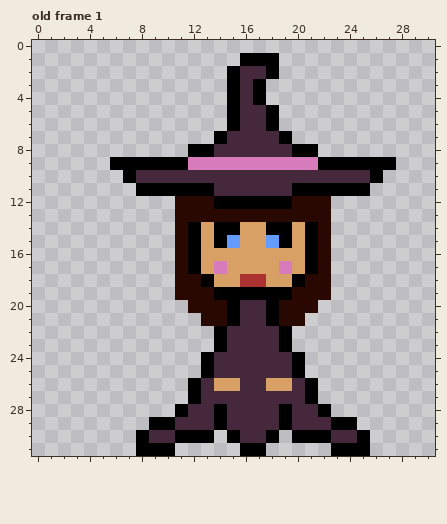
Two versions of one pixel-art file, sprites/prototipoInicialBruxa.ase. Above: the version before the commit.
31x32 pixels, 1 frame. Shown: old frame 1. The commit also changed other frames, which this record leaves out.
Once edited:
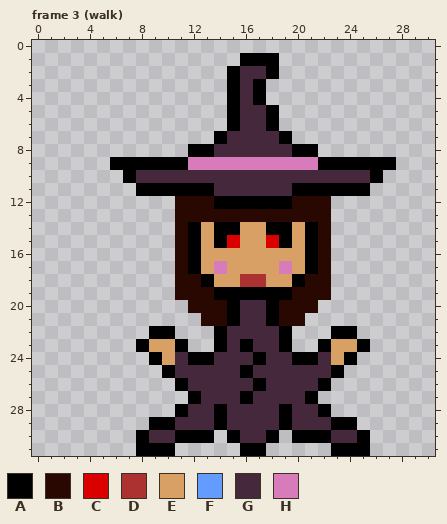
Palette (. is transparent): A #000000  B #290802  C #db0000  D #ac3232  E #d9a066  F #639bff  G #45283c  H #d77bba
A new or re-ordered frame is compared with the old frame closest to it.
From old to new:
frames 1 -> 3
Frame 3 (walk) is new; against old frame 1:
Colour A is added in row 22 at x 9 to 10 and 23 to 24; in row 23 at x 8, 11, 22 and 25; in row 24 at x 9, 12, 21 and 24; in row 25 at x 10 and 23; in row 26 at x 11 and 22.
Colour A replaces colour G in row 23 at x 16; in row 24 at x 17; in row 25 at x 16; in row 26 at x 17; in row 27 at x 16.
Colour C replaces colour F in row 15 at x 15 and 18.
Colour E is added in row 23 at x 9 to 10 and 23 to 24; in row 24 at x 10 and 23.
Colour G is added in row 24 at x 11 and 22; in row 25 at x 11 to 12 and 21 to 22.
Colour G replaces colour A in row 25 at x 13 and 20; in row 26 at x 12 and 21.
Colour G replaces colour E in row 26 at x 14 to 15 and 18 to 19.
Where, in picture pixels (left, top, right, bottom), the same in both pictures:
changed: (227, 235, 279, 248)
changed: (136, 326, 370, 404)
